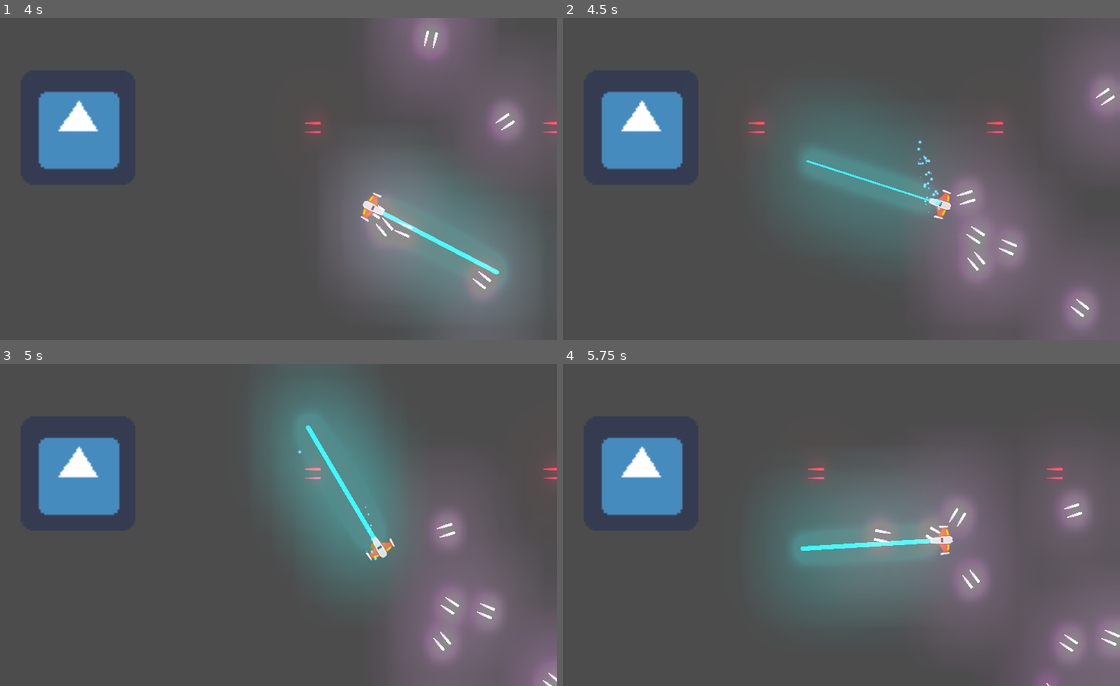
Above: before the commit, frames 1-4 (two rows, left to right).
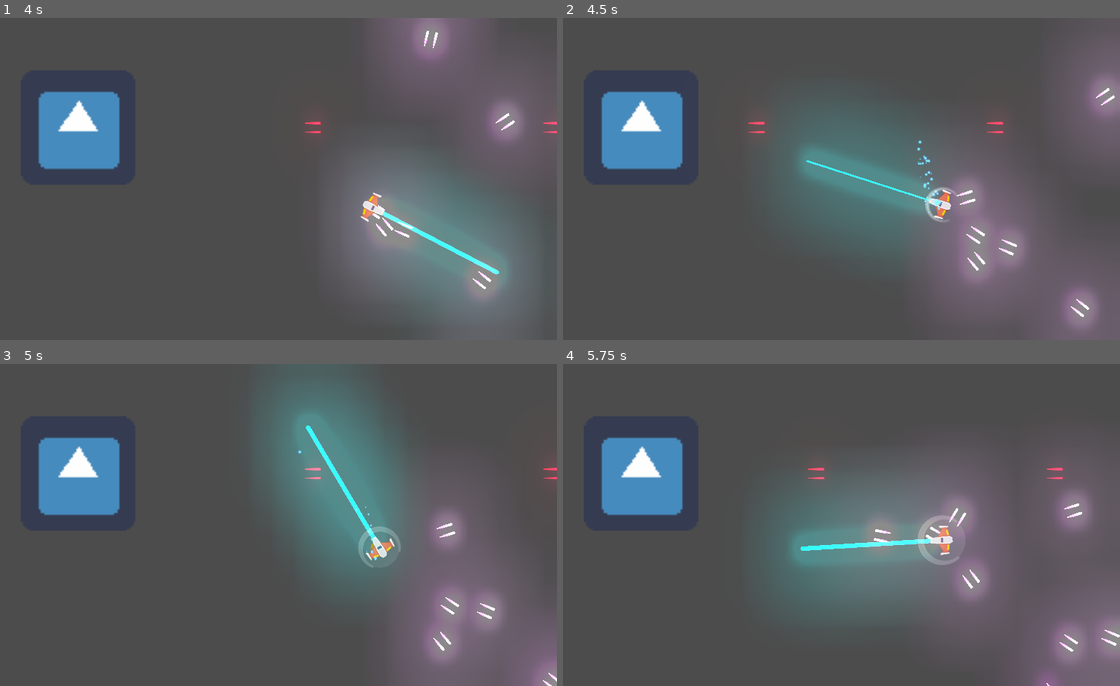
Above: after the commit, the same moments.

Repository: pascualSilvestri/Meteoro_godot
Game: Godot game, scene res://juego/Niveles/NivelTest.tscn
Same seed, same stepped clock (60 frames per second), same inputs: the game is played once before the commit and once after it. The engine's default icon, where the game draws it, is replaced by a stand-in: a white triangle on a blue panel in a dark square.
Inputs (mouse positions are in pixels of both pictures, inside the frame that each line leads up to):
- Up to frame 1 (4 s): move the mouse to (395, 162) at 0.52 s; hold D (mover_derecha) 0.53-1.28 s; hold Space (disparo_principal) 0.53-1.28 s; move the mouse to (155, 195) at 1.27 s; hold S (mover_atras) 1.28-2.03 s; tap Keypad 1 (disparo_segundario) at 1.35, 2.85 s; move the mouse to (328, 108) at 2.02 s; hold D (mover_derecha) 2.03-2.78 s; hold Space (disparo_principal) 2.03-2.78 s; move the mouse to (239, 243) at 2.77 s; hold W (mover_frente) 2.78-3.53 s; move the mouse to (440, 227) at 3.52 s; hold A (mover_izquierda) from 3.53 s (still down); hold Space (disparo_principal) from 3.53 s (still down)
- Up to frame 2 (4.5 s): keep holding A (mover_izquierda); tap Middle mouse button (escudo, bound only after the commit) at 4.15 s; move the mouse to (663, 130) at 4.27 s; release Space (disparo_principal) at 4.28 s; tap Keypad 1 (disparo_segundario) at 4.35 s
- Up to frame 3 (5 s): keep holding A (mover_izquierda)
- Up to frame 4 (5.75 s): move the mouse to (863, 525) at 5.02 s; release A (mover_izquierda) at 5.03 s; hold S (mover_atras) from 5.03 s (still down); hold Space (disparo_principal) from 5.03 s (still down)

Frame 1 is identical in both runs. In frame 2, 0.1% of the frame differs, in the area x 65-71%, y 52-64%; in frame 3, 0.2%; in frame 4, 0.3%, in the area x 63-72%, y 47-63%.

Commit message:
escudo terminado

Diff:
--- /dev/null
+++ b/juego/Naves/Players/Escudo/Escudo.gd
@@ -0,0 +1,53 @@
+class_name Escudo
+extends Area2D
+
+export var energia:float = 8.0
+export var radio_desgastes:float = -1.6
+
+var esta_activado:bool = false setget get_esta_activado
+
+
+func _ready() -> void:
+	set_process(false)
+	controlar_colisionador(true)
+
+func _process(delta: float) -> void:
+	energia += radio_desgastes * delta
+
+	if energia <= 0.0:
+		desactivar()
+
+func desactivar()->void:
+	set_process(false)
+	esta_activado = false
+	controlar_colisionador(true)
+	$AnimationPlayer.play_backwards("activandose")
+
+func get_esta_activado(esta_activado:bool) -> bool:
+	return esta_activado
+#metodos custon
+func controlar_colisionador(esta_desactivado:bool)->void:
+	$CollisionShape2D.set_deferred("disabled",esta_desactivado)
+
+func activar()->void:
+
+	if energia <= 0.0:
+		return
+	esta_activado = true
+	controlar_colisionador(false)
+	$AnimationPlayer.play("activandose")
+
+
+#señales internas
+
+func _on_AnimationPlayer_animation_finished(anim_name: String) -> void:
+	if anim_name == "activandose" and esta_activado:
+		$AnimationPlayer.play("activada")
+		set_process(true)
+
+
+
+
+
+func _on_body_entered(body: Node) -> void:
+	body.queue_free()
--- /dev/null
+++ b/juego/Naves/Players/Escudo/Escudo.tscn
@@ -0,0 +1,201 @@
+[gd_scene load_steps=10 format=2]
+
+[ext_resource path="res://juego/Naves/Players/Escudo/escudo1.png" type="Texture" id=1]
+[ext_resource path="res://juego/Naves/Players/Escudo/escudo3.png" type="Texture" id=2]
+[ext_resource path="res://juego/Naves/Players/Escudo/escudo2.png" type="Texture" id=3]
+[ext_resource path="res://juego/musica/escudo.ogg" type="AudioStream" id=4]
+[ext_resource path="res://juego/Naves/Players/Escudo/Escudo.gd" type="Script" id=5]
+
+[sub_resource type="CircleShape2D" id=1]
+radius = 83.0963
+
+[sub_resource type="Animation" id=6]
+resource_name = "activada"
+loop = true
+step = 0.2
+tracks/0/type = "value"
+tracks/0/path = NodePath("SpriteCompleto:visible")
+tracks/0/interp = 1
+tracks/0/loop_wrap = true
+tracks/0/imported = false
+tracks/0/enabled = true
+tracks/0/keys = {
+"times": PoolRealArray( 0 ),
+"transitions": PoolRealArray( 1 ),
+"update": 1,
+"values": [ true ]
+}
+tracks/1/type = "value"
+tracks/1/path = NodePath("SpriteCompleto:scale")
+tracks/1/interp = 1
+tracks/1/loop_wrap = true
+tracks/1/imported = false
+tracks/1/enabled = true
+tracks/1/keys = {
+"times": PoolRealArray( 0, 0.200962, 0.4, 0.6, 0.8, 1 ),
+"transitions": PoolRealArray( 1, 1, 1, 1, 1, 1 ),
+"update": 0,
+"values": [ Vector2( 1, 1 ), Vector2( 1.2, 1.2 ), Vector2( 1, 1 ), Vector2( 1.2, 1.2 ), Vector2( 1, 1 ), Vector2( 1.2, 1.2 ) ]
+}
+tracks/2/type = "audio"
+tracks/2/path = NodePath("EscudoSFX")
+tracks/2/interp = 1
+tracks/2/loop_wrap = true
+tracks/2/imported = false
+tracks/2/enabled = true
+tracks/2/keys = {
+"clips": [ {
+"end_offset": 0.0,
+"start_offset": 0.0,
+"stream": ExtResource( 4 )
+} ],
+"times": PoolRealArray( 0 )
+}
+
+[sub_resource type="Animation" id=5]
+resource_name = "activandose"
+tracks/0/type = "value"
+tracks/0/path = NodePath("SpriteAbriendo2:visible")
+tracks/0/interp = 1
+tracks/0/loop_wrap = true
+tracks/0/imported = false
+tracks/0/enabled = true
+tracks/0/keys = {
+"times": PoolRealArray( 0, 0.4 ),
+"transitions": PoolRealArray( 1, 1 ),
+"update": 1,
+"values": [ true, false ]
+}
+tracks/1/type = "value"
+tracks/1/path = NodePath("SpriteAbriendo1:visible")
+tracks/1/interp = 1
+tracks/1/loop_wrap = true
+tracks/1/imported = false
+tracks/1/enabled = true
+tracks/1/keys = {
+"times": PoolRealArray( 0, 0.2, 0.4 ),
+"transitions": PoolRealArray( 1, 1, 1 ),
+"update": 1,
+"values": [ false, true, false ]
+}
+tracks/2/type = "value"
+tracks/2/path = NodePath("SpriteCompleto:visible")
+tracks/2/interp = 1
+tracks/2/loop_wrap = true
+tracks/2/imported = false
+tracks/2/enabled = true
+tracks/2/keys = {
+"times": PoolRealArray( 0, 0.2, 0.4 ),
+"transitions": PoolRealArray( 1, 1, 1 ),
+"update": 1,
+"values": [ false, false, true ]
+}
+tracks/3/type = "value"
+tracks/3/path = NodePath("SpriteAbriendo2:scale")
+tracks/3/interp = 1
+tracks/3/loop_wrap = true
+tracks/3/imported = false
+tracks/3/enabled = true
+tracks/3/keys = {
+"times": PoolRealArray( 0, 0.200962, 0.400962 ),
+"transitions": PoolRealArray( 1, 1, 1 ),
+"update": 0,
+"values": [ Vector2( 1e-05, 1e-05 ), Vector2( 0.5, 0.5 ), Vector2( 1, 1 ) ]
+}
+tracks/4/type = "value"
+tracks/4/path = NodePath("SpriteAbriendo1:scale")
+tracks/4/interp = 1
+tracks/4/loop_wrap = true
+tracks/4/imported = false
+tracks/4/enabled = true
+tracks/4/keys = {
+"times": PoolRealArray( 0, 0.2, 0.4 ),
+"transitions": PoolRealArray( 1, 1, 1 ),
+"update": 0,
+"values": [ Vector2( 1e-05, 1e-05 ), Vector2( 0.5, 0.5 ), Vector2( 1, 1 ) ]
+}
+tracks/5/type = "value"
+tracks/5/path = NodePath("SpriteCompleto:scale")
+tracks/5/interp = 1
+tracks/5/loop_wrap = true
+tracks/5/imported = false
+tracks/5/enabled = true
+tracks/5/keys = {
+"times": PoolRealArray( 0, 0.200962, 0.4 ),
+"transitions": PoolRealArray( 1, 1, 1 ),
+"update": 0,
+"values": [ Vector2( 1e-05, 1e-05 ), Vector2( 0.5, 0.5 ), Vector2( 1, 1 ) ]
+}
+
+[sub_resource type="Animation" id=4]
+resource_name = "defacul"
+tracks/0/type = "value"
+tracks/0/path = NodePath("SpriteAbriendo2:visible")
+tracks/0/interp = 1
+tracks/0/loop_wrap = true
+tracks/0/imported = false
+tracks/0/enabled = true
+tracks/0/keys = {
+"times": PoolRealArray( 0 ),
+"transitions": PoolRealArray( 1 ),
+"update": 1,
+"values": [ false ]
+}
+tracks/1/type = "value"
+tracks/1/path = NodePath("SpriteAbriendo1:visible")
+tracks/1/interp = 1
+tracks/1/loop_wrap = true
+tracks/1/imported = false
+tracks/1/enabled = true
+tracks/1/keys = {
+"times": PoolRealArray( 0 ),
+"transitions": PoolRealArray( 1 ),
+"update": 1,
+"values": [ false ]
+}
+tracks/2/type = "value"
+tracks/2/path = NodePath("SpriteCompleto:visible")
+tracks/2/interp = 1
+tracks/2/loop_wrap = true
+tracks/2/imported = false
+tracks/2/enabled = true
+tracks/2/keys = {
+"times": PoolRealArray( 0 ),
+"transitions": PoolRealArray( 1 ),
+"update": 1,
+"values": [ false ]
+}
+
+[node name="Escudo" type="Area2D"]
+collision_layer = 0
+collision_mask = 22
+script = ExtResource( 5 )
+
+[node name="CollisionShape2D" type="CollisionShape2D" parent="."]
+shape = SubResource( 1 )
+
+[node name="SpriteAbriendo2" type="Sprite" parent="."]
+rotation = 1.5708
+scale = Vector2( 0.997595, 0.997595 )
+texture = ExtResource( 1 )
+
+[node name="SpriteAbriendo1" type="Sprite" parent="."]
+rotation = 1.5708
+texture = ExtResource( 3 )
+
+[node name="SpriteCompleto" type="Sprite" parent="."]
+rotation = 1.5708
+scale = Vector2( 1.2, 1.2 )
+texture = ExtResource( 2 )
+
+[node name="AnimationPlayer" type="AnimationPlayer" parent="."]
+autoplay = "defacul"
+anims/activada = SubResource( 6 )
+anims/activandose = SubResource( 5 )
+anims/defacul = SubResource( 4 )
+
+[node name="EscudoSFX" type="AudioStreamPlayer2D" parent="."]
+stream = ExtResource( 4 )
+
+[connection signal="body_entered" from="." to="." method="_on_body_entered"]
+[connection signal="animation_finished" from="AnimationPlayer" to="." method="_on_AnimationPlayer_animation_finished"]
--- a/juego/Naves/Players/Player.gd
+++ b/juego/Naves/Players/Player.gd
@@ -13,6 +13,7 @@
 onready var laser:RayoLaser = $LaserBeam2D
 onready var estela:Estela = $EstelaPuntoInicio/Trail2D
 onready var motor_sfx:Motor = $MotorSFX
+onready var escudo:Escudo = $Escudo
 
 
 #Atributos
@@ -71,6 +72,9 @@
 	elif event.is_action_pressed("mover_atras"):
 		estela.set_max_points(0)
 		motor_sfx.sonido_on()
+	#control de escudo
+	if event.is_action_pressed("escudo") and not escudo.get_esta_activado(escudo.esta_activado):
+		escudo.activar()
 
 func _integrate_forces(state: Physics2DDirectBodyState) -> void:
 	apply_central_impulse(empuje.rotated(rotation))
--- a/juego/Naves/Players/Player.tscn
+++ b/juego/Naves/Players/Player.tscn
@@ -8,6 +8,7 @@
 [ext_resource path="res://juego/Naves/Players/Estela/Trail2D.tscn" type="PackedScene" id=6]
 [ext_resource path="res://juego/Naves/Players/MotorSFX.tscn" type="PackedScene" id=7]
 [ext_resource path="res://juego/musica/impacto.wav" type="AudioStream" id=8]
+[ext_resource path="res://juego/Naves/Players/Escudo/Escudo.tscn" type="PackedScene" id=9]
 
 [sub_resource type="CircleShape2D" id=1]
 radius = 18.1108
@@ -107,6 +108,8 @@
 stream = ExtResource( 8 )
 bus = "impacto"
 
+[node name="Escudo" parent="." instance=ExtResource( 9 )]
+
 [connection signal="animation_finished" from="AnimationPlayer" to="." method="_on_AnimationPlayer_animation_finished"]
 
 [editable path="Canion"]
--- a/project.godot
+++ b/project.godot
@@ -13,6 +13,11 @@
 "class": "Canion",
 "language": "GDScript",
 "path": "res://juego/Naves/Proyectiles/Canion.gd"
+}, {
+"base": "Area2D",
+"class": "Escudo",
+"language": "GDScript",
+"path": "res://juego/Naves/Players/Escudo/Escudo.gd"
 }, {
 "base": "Line2D",
 "class": "Estela",
@@ -46,6 +51,7 @@
 } ]
 _global_script_class_icons={
 "Canion": "",
+"Escudo": "",
 "Estela": "",
 "Motor": "",
 "Nivel": "",
@@ -108,12 +114,19 @@
 "deadzone": 0.5,
 "events": [ Object(InputEventKey,"resource_local_to_scene":false,"resource_name":"","device":0,"alt":false,"shift":false,"control":false,"meta":false,"command":false,"pressed":false,"scancode":0,"physical_scancode":32,"unicode":0,"echo":false,"script":null)
 , Object(InputEventKey,"resource_local_to_scene":false,"resource_name":"","device":0,"alt":false,"shift":false,"control":false,"meta":false,"command":false,"pressed":false,"scancode":0,"physical_scancode":16777350,"unicode":0,"echo":false,"script":null)
+, Object(InputEventMouseButton,"resource_local_to_scene":false,"resource_name":"","device":0,"alt":false,"shift":false,"control":false,"meta":false,"command":false,"button_mask":0,"position":Vector2( 0, 0 ),"global_position":Vector2( 0, 0 ),"factor":1.0,"button_index":1,"pressed":false,"doubleclick":false,"script":null)
  ]
 }
 disparo_segundario={
 "deadzone": 0.5,
 "events": [ Object(InputEventKey,"resource_local_to_scene":false,"resource_name":"","device":0,"alt":false,"shift":false,"control":false,"meta":false,"command":false,"pressed":false,"scancode":0,"physical_scancode":16777351,"unicode":0,"echo":false,"script":null)
 , Object(InputEventKey,"resource_local_to_scene":false,"resource_name":"","device":0,"alt":false,"shift":false,"control":false,"meta":false,"command":false,"pressed":false,"scancode":0,"physical_scancode":67,"unicode":0,"echo":false,"script":null)
+, Object(InputEventMouseButton,"resource_local_to_scene":false,"resource_name":"","device":0,"alt":false,"shift":false,"control":false,"meta":false,"command":false,"button_mask":0,"position":Vector2( 0, 0 ),"global_position":Vector2( 0, 0 ),"factor":1.0,"button_index":2,"pressed":false,"doubleclick":false,"script":null)
+ ]
+}
+escudo={
+"deadzone": 0.5,
+"events": [ Object(InputEventMouseButton,"resource_local_to_scene":false,"resource_name":"","device":0,"alt":false,"shift":false,"control":false,"meta":false,"command":false,"button_mask":0,"position":Vector2( 0, 0 ),"global_position":Vector2( 0, 0 ),"factor":1.0,"button_index":3,"pressed":false,"doubleclick":false,"script":null)
  ]
 }
 
Binary file added: juego/Naves/Players/Escudo/escudo1.png
Not shown, added: juego/Naves/Players/Escudo/escudo1.png.import
Binary file added: juego/Naves/Players/Escudo/escudo2.png
Not shown, added: juego/Naves/Players/Escudo/escudo2.png.import
Binary file added: juego/Naves/Players/Escudo/escudo3.png
Not shown, added: juego/Naves/Players/Escudo/escudo3.png.import
Not shown: 1 places in juego/Naves/Players/Player.tscn that only renumber resources
Not shown, added: juego/musica/escudo.ogg.import
Not shown, added: juego/musica/laserLargo.ogg.import
Not shown, added: juego/musica/escudo.ogg
Not shown, added: juego/musica/laserLargo.ogg
